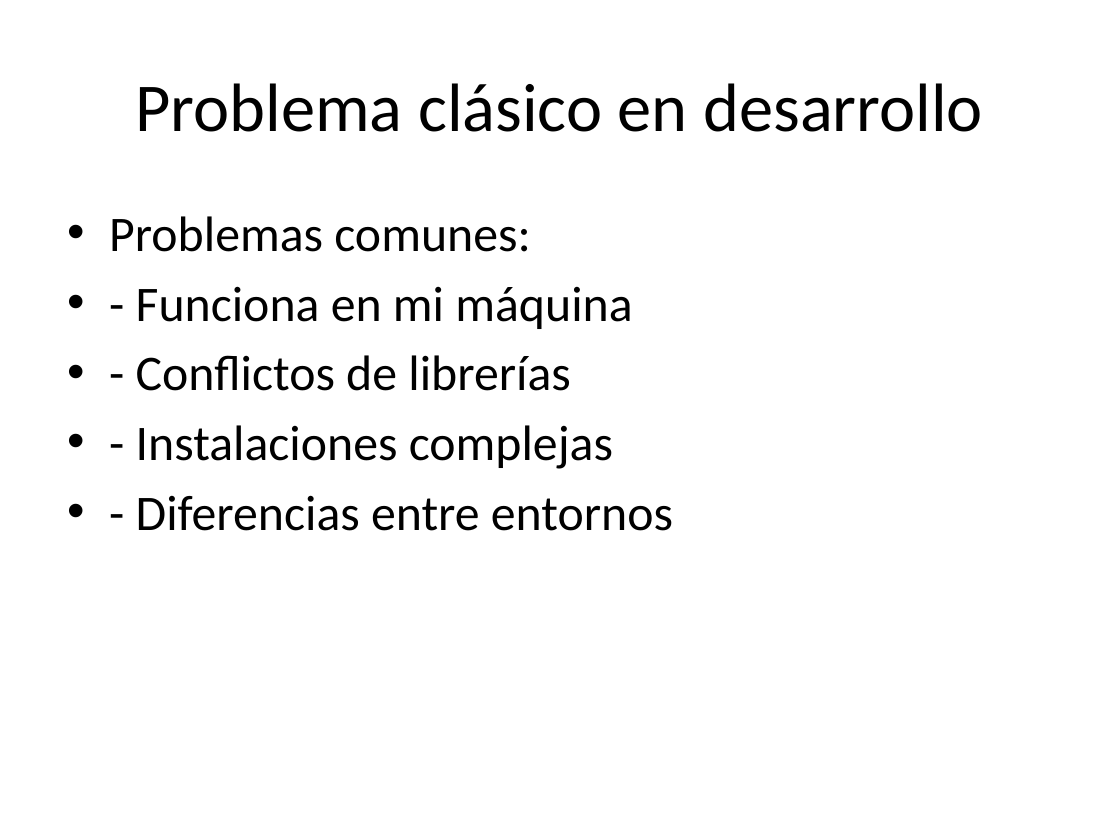
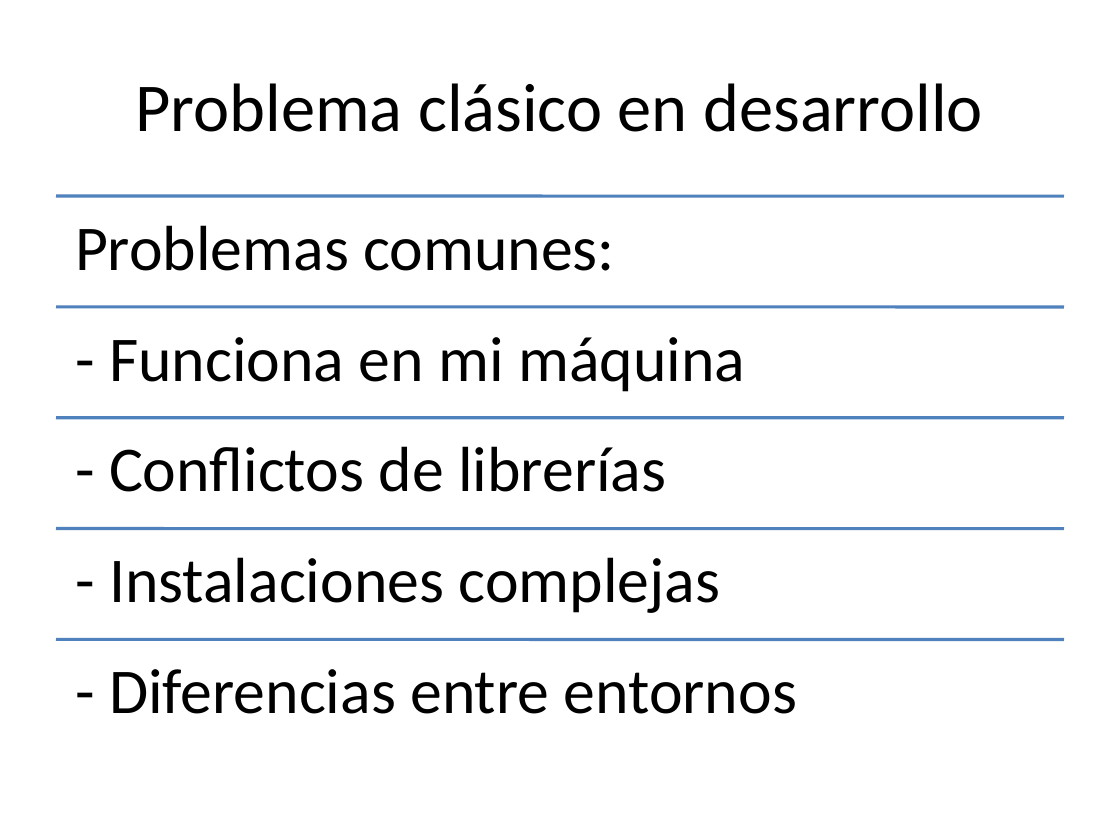
Before and after one commit to AlbertoRuizprofesor/programacion_sistemas_informaticos, a slide deck: slide 3 of MF0964_3 Desarrollo de elementos software para gestión de/SISTEMAS INFORMATICOS/DOCKER/docker_docker_desktop_presentacion_detallada.pptx. Drawn at 1120x840 pixels with LibreOffice and Linux fonts; fonts in the diff are those of the drawing. Boxes give left, top, right and bottom in pixels: in the first picture for what was removed or moved away, otherwise in the second. Text is boxed around its words. In the diff, an @@ line names an element or a change of style, - is before the commit and + after.

```diff
--- a/MF0964_3 Desarrollo de elementos software para gestión de/SISTEMAS INFORMATICOS/DOCKER/docker_docker_desktop_presentacion_detallada.pptx
+++ b/MF0964_3 Desarrollo de elementos software para gestión de/SISTEMAS INFORMATICOS/DOCKER/docker_docker_desktop_presentacion_detallada.pptx
@@ text removed at box(109, 216, 673, 531) @@
-• Problemas comunes:
-• - Funciona en mi máquina
-• - Conflictos de librerías
-• - Instalaciones complejas
-• - Diferencias entre entornos
@@ group added at box(56, 196, 1064, 714): 5 lines, 5 texts @@
+Problemas comunes:
+- Funciona en mi máquina
+- Conflictos de librerías
+- Instalaciones complejas
+- Diferencias entre entornos
```
Also in this commit, not shown: 32 other slides changed, 1 other file.
